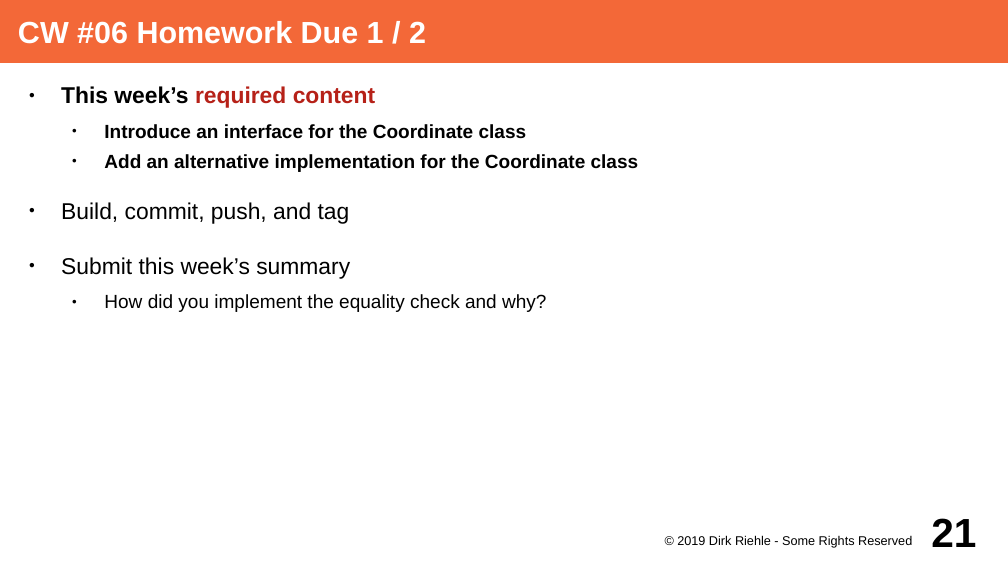
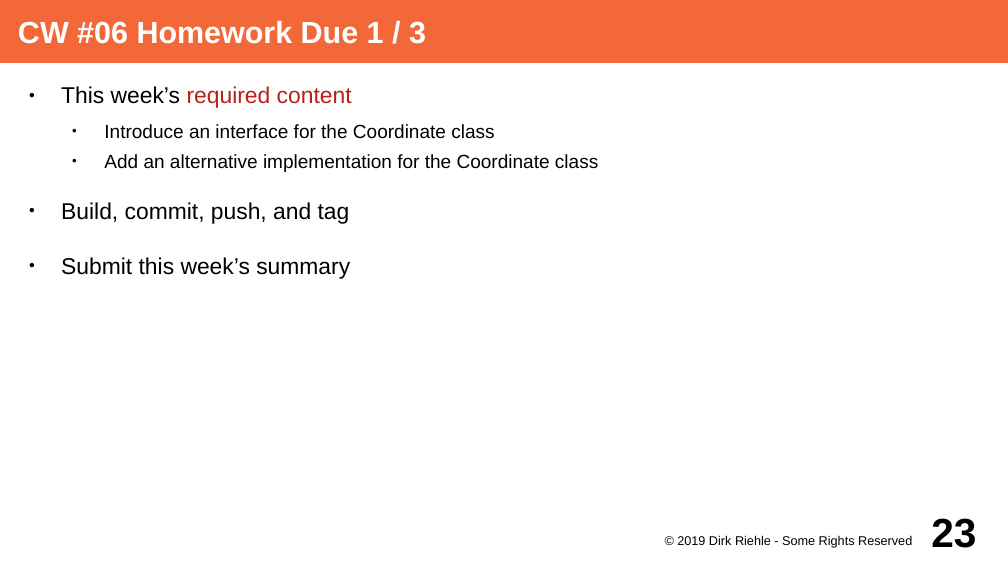
Before and after one commit to dirkriehle/adap-course, a slide deck: slide 23 of Lecture Slides/ADAP A02 - Course Schedule.odp (slide 21 before the commit). Drawn at 1008x567 pixels with LibreOffice and Linux fonts; fonts in the diff are those of the drawing. Boxes give left, top, right and bottom in pixels: in the first picture for what was removed or moved away, otherwise in the second. Text is boxed around its words. In the diff, an @@ line names an element or a change of style, - is before the commit and + after.

```diff
--- a/Lecture Slides/ADAP A02 - Course Schedule.odp
+++ b/Lecture Slides/ADAP A02 - Course Schedule.odp
@@ title at (18, 21, 426, 44): text changed @@
-CW #06 Homework Due 1 / 2
+CW #06 Homework Due 1 / 3
@@ text at (61, 86, 598, 172): bold off in "This week’s required content", "Introduce an interface for the Coordinate class", "Add an alternative implementation for the Coordinate ..." @@
@@ text at (104, 294, 546, 312): paragraph removed @@
-  ● How did you implement the equality check and why?
@@ page number at (931, 518, 976, 548): text changed @@
-21
+23
```
Also in this commit, not shown: 34 other slides changed, 10 slides added, 7 other files.
